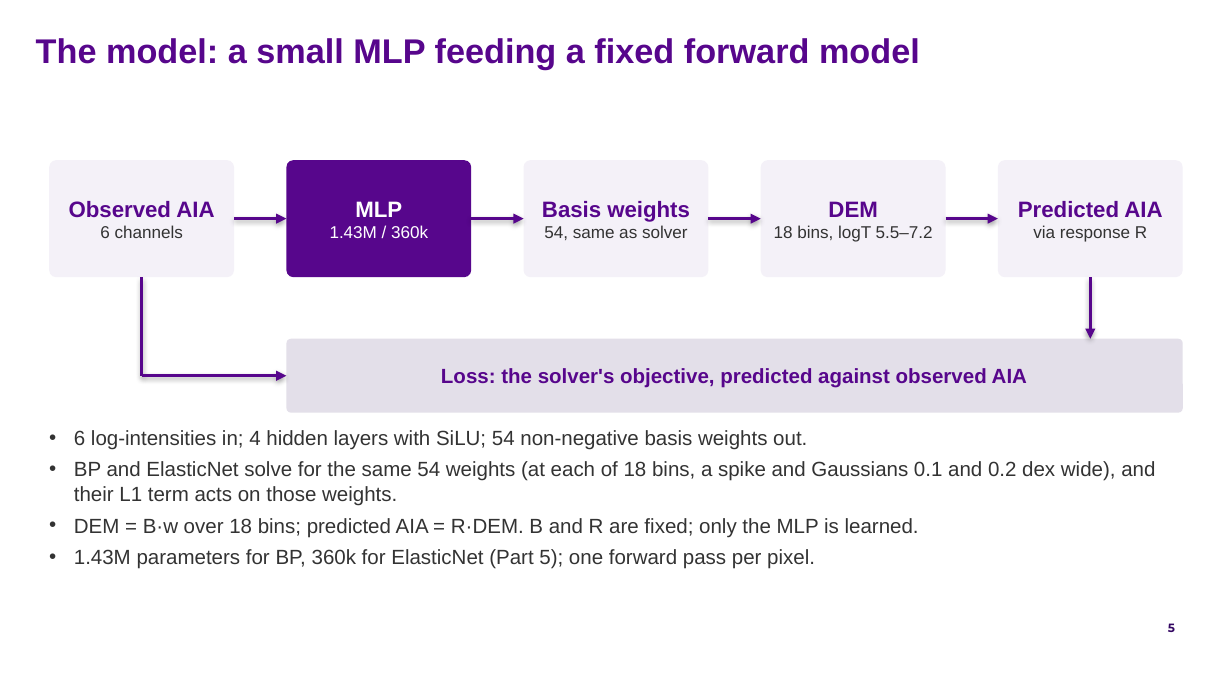
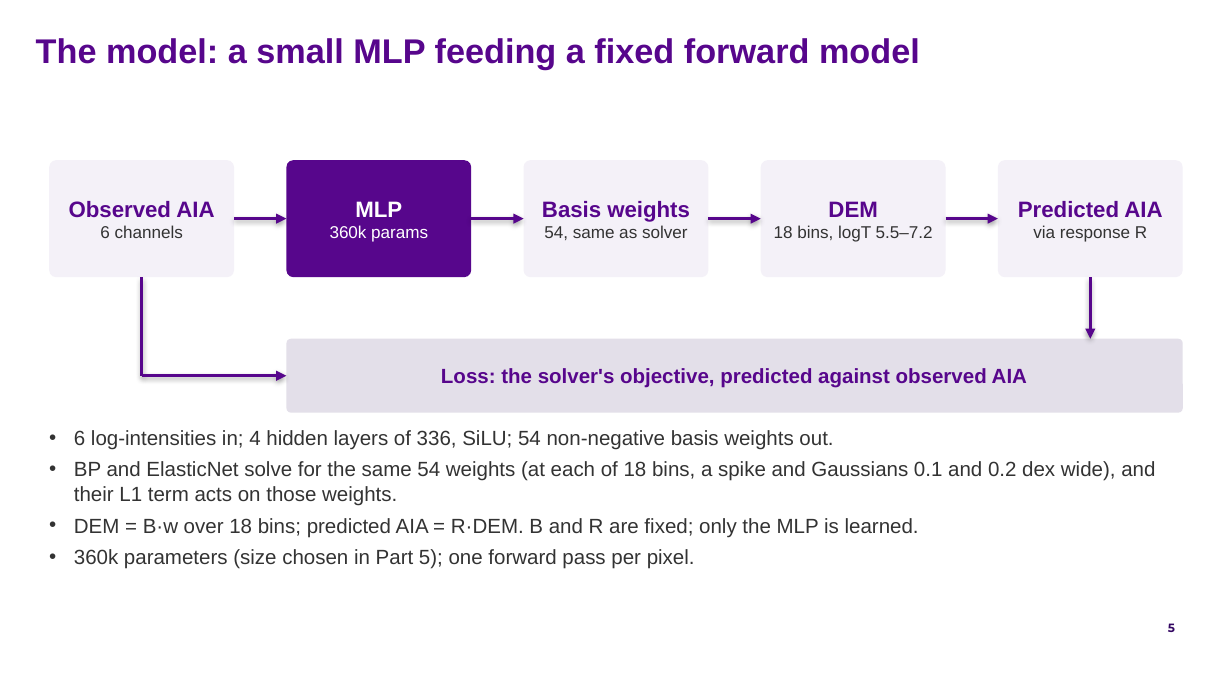
Before and after one commit to FruitPnchSamuraiG/solar-dem-inversion, a slide deck: slide 5 of slides/DEM_deck_v2.pptx. Drawn at 1232x693 pixels with LibreOffice and Linux fonts; fonts in the diff are those of the drawing; background and template pictures are left out. Boxes give left, top, right and bottom in pixels: in the first picture for what was removed or moved away, otherwise in the second. Text is boxed around its words. In the diff, an @@ line names an element or a change of style, - is before the commit and + after.

```diff
--- a/slides/DEM_deck_v2.pptx
+++ b/slides/DEM_deck_v2.pptx
@@ text in rounded rectangle at (x1=330, y1=225, x2=428, y2=242): text changed @@
-1.43M / 360k
+360k params
@@ text at (x1=74, y1=430, x2=833, y2=450): text changed @@
-• 6 log-intensities in; 4 hidden layers with SiLU; 54 non-negative basis weights out.
+• 6 log-intensities in; 4 hidden layers of 336, SiLU; 54 non-negative basis weights out.
@@ text at (x1=74, y1=549, x2=695, y2=569): text changed @@
-• 1.43M parameters for BP, 360k for ElasticNet (Part 5); one forward pass per pixel.
+• 360k parameters (size chosen in Part 5); one forward pass per pixel.
```
Also in this commit, not shown: 12 other slides changed, 12 other files.
